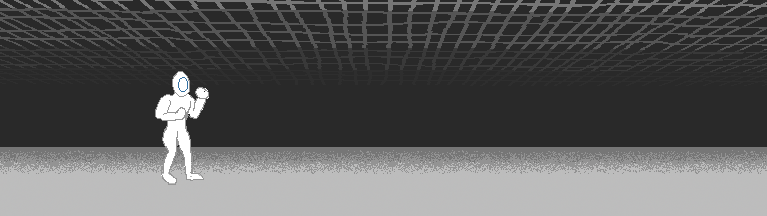
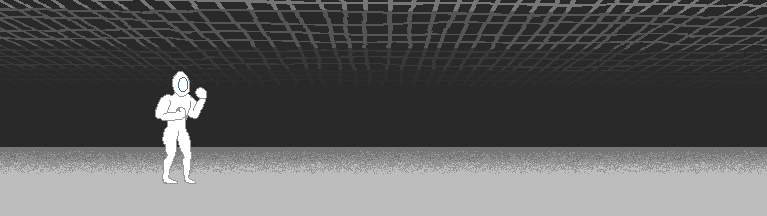
Two versions of the same layered image (767x216). Layer-by-layer changes:
added layer "top_half" above "legs_walk" over (175, 87, 207, 121)
renamed "Layer" to "legs_idle", painted on it over (161, 87, 209, 185)
added layer "Layer #3" over (161, 87, 209, 185)
